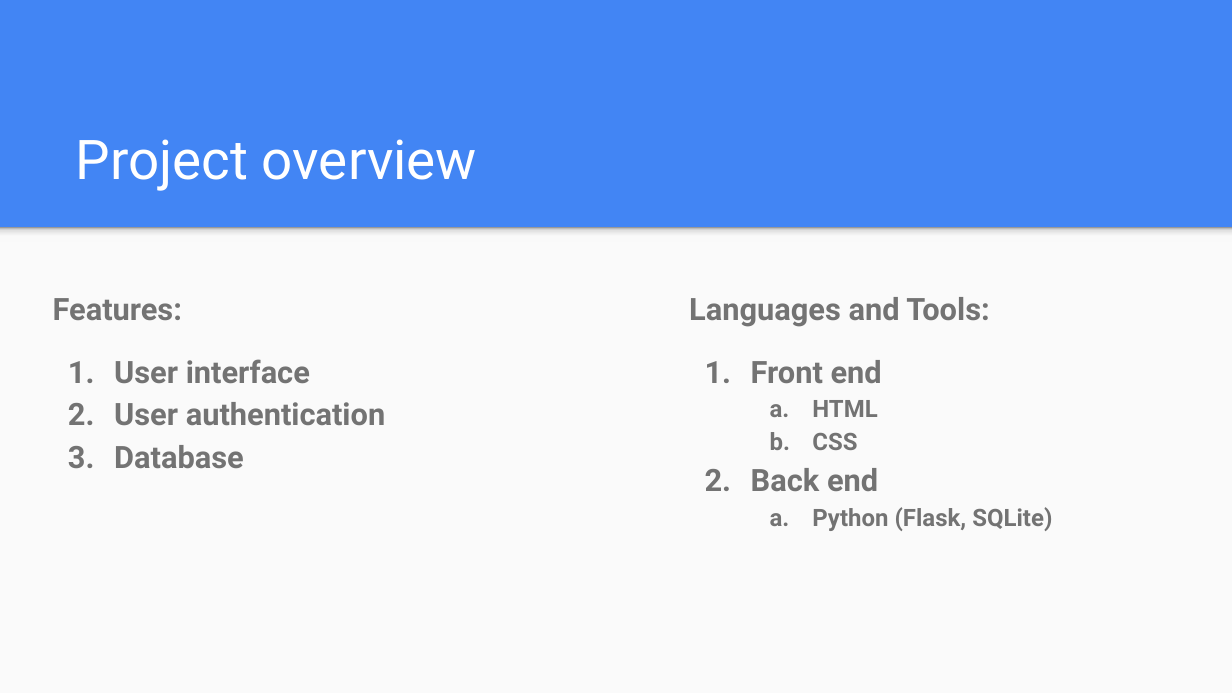
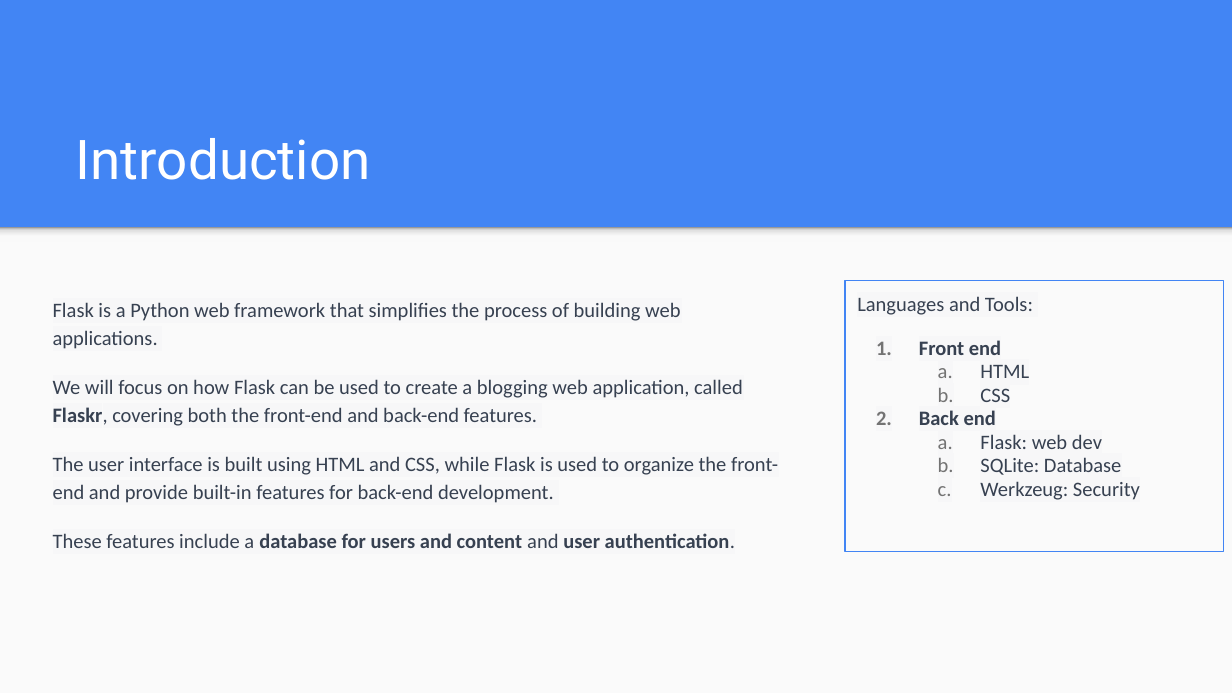
Before and after one commit to gadm21/Flask-Blog-application, a slide deck: slide 3 of Lab Flask blog web application.pptx. Drawn at 1232x693 pixels with LibreOffice and Linux fonts; fonts in the diff are those of the drawing. Boxes give left, top, right and bottom in pixels: in the first picture for what was removed or moved away, otherwise in the second. Text is boxed around its words. In the diff, an @@ line names an element or a change of style, - is before the commit and + after.

```diff
--- a/Lab Flask blog web application.pptx
+++ b/Lab Flask blog web application.pptx
@@ title at [76,138,371,180]: text changed @@
-Project overview
+Introduction
@@ text "Languages and Tools:": place and size @@
-text "Languages and Tools:" at [689,297,1052,531]
+text "Languages and Tools:" at [845,281,1223,552]
@@ text "Languages and Tools:" at [845,281,1223,552]: outline none to #4285F4 0.75 pt @@
@@ text at [857,296,1033,425]: size 18 to 12 pt in "Languages and Tools:", "Front end", "Back end"; font Roboto to Calibri, text colour #737373 to #374151, highlight none to #F7F7F8 in "Languages and Tools:", "Front end", "HTML", "CSS" and 1 more places; bold off in "Languages and Tools:", "HTML", "CSS"; size 14 to 12 pt in "HTML", "CSS"; line spacing 1.15 to 0.95; indent changed @@
@@ text at [53,302,778,548]: text changed; size 18 to 12 pt; font Roboto to Calibri; text colour #737373 to #374151; bold off @@
-Features:
-1. User interface
-2. User authentication
-3. Database
+Flask is a Python web framework that simplifies the process of building web applications.
+We will focus on how Flask can be used to create a blogging web application, called Flaskr, covering both the front-end and back-end features.
+The user interface is built using HTML and CSS, while Flask is used to organize the front-end and provide built-in features for back-end development.
+These features include a database for users and content and user authentication.
@@ text at [980,434,1140,500]: text changed; size 14 to 12 pt; font Roboto to Calibri; text colour #737373 to #374151; bold off @@
-  a. Python (Flask, SQLite)
+  a. Flask: web dev
+  b. SQLite: Database
+  c. Werkzeug: Security
```
Also in this commit, not shown: 6 other slides changed, 4 slides added, 1 slide removed.
